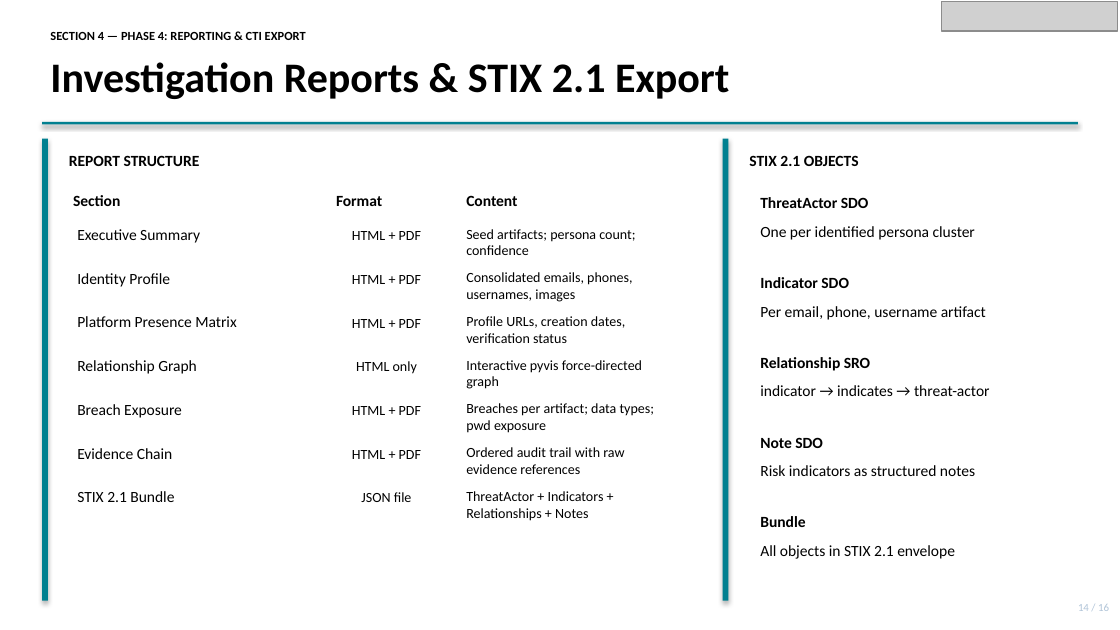
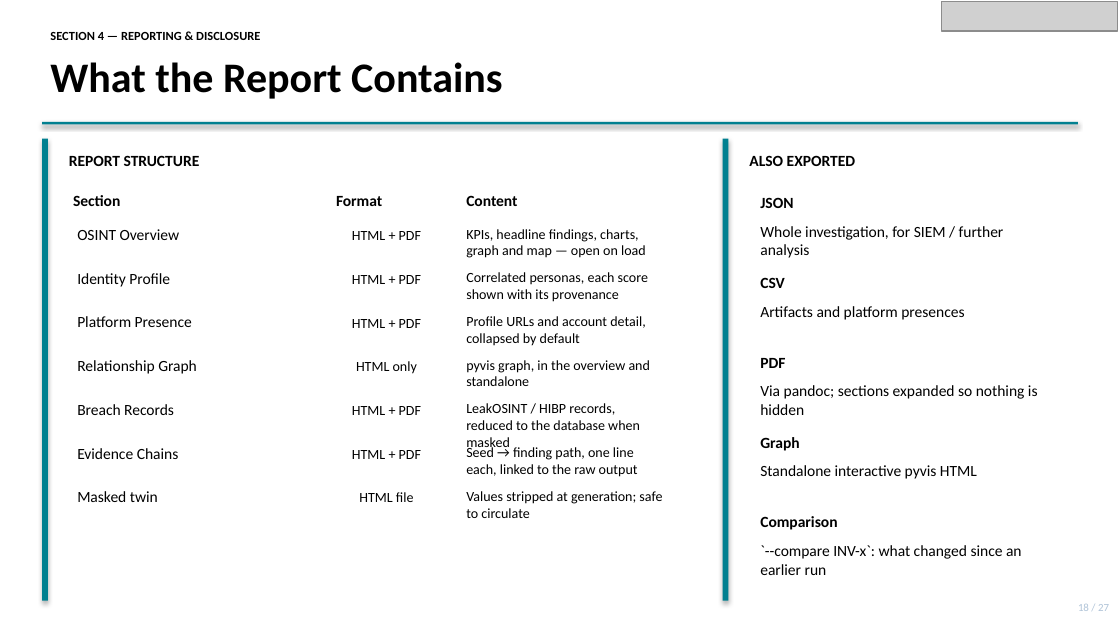
Before and after one commit to dhayarajas/gih, a slide deck: slide 18 of docs/Capstone.pptx. Drawn at 1120x630 pixels with LibreOffice and Linux fonts; fonts in the diff are those of the drawing; grey boxes stand for pictures. Boxes give left, top, right and bottom in pixels: in the first picture for what was removed or moved away, otherwise in the second. Text is boxed around its words. In the diff, an @@ line names an element or a change of style, - is before the commit and + after.

```diff
--- a/docs/Capstone.pptx
+++ b/docs/Capstone.pptx
@@ text at bbox=[50, 32, 260, 40]: text changed @@
-SECTION 4 — PHASE 4: REPORTING & CTI EXPORT
+SECTION 4 — REPORTING & DISCLOSURE
@@ text at bbox=[50, 62, 502, 99]: text changed @@
-Investigation Reports & STIX 2.1 Export
+What the Report Contains
@@ text at bbox=[749, 155, 855, 166]: text changed @@
-STIX 2.1 OBJECTS
+ALSO EXPORTED
@@ text at bbox=[760, 197, 793, 208]: text changed @@
-ThreatActor SDO
+JSON
@@ text at bbox=[77, 229, 180, 240]: text changed @@
-Executive Summary
+OSINT Overview
@@ text at bbox=[466, 229, 646, 258]: text changed @@
-Seed artifacts; persona count; confidence
+KPIs, headline findings, charts, graph and map — open on load
@@ text at bbox=[760, 226, 1004, 258]: text changed @@
-One per identified persona cluster
+Whole investigation, for SIEM / further analysis
@@ text at bbox=[466, 272, 648, 302]: text changed @@
-Consolidated emails, phones, usernames, images
+Correlated personas, each score shown with its provenance
@@ text at bbox=[760, 277, 785, 288]: text changed @@
-Indicator SDO
+CSV
@@ text at bbox=[77, 316, 192, 327]: text changed @@
-Platform Presence Matrix
+Platform Presence
@@ text at bbox=[466, 316, 645, 346]: text changed @@
-Profile URLs, creation dates, verification status
+Profile URLs and account detail, collapsed by default
@@ text at bbox=[760, 306, 964, 320]: text changed @@
-Per email, phone, username artifact
+Artifacts and platform presences
@@ text at bbox=[760, 358, 785, 368]: text changed @@
-Relationship SRO
+PDF
@@ text at bbox=[466, 360, 650, 386]: text changed @@
-Interactive pyvis force-directed graph
+pyvis graph, in the overview and standalone
@@ text at bbox=[760, 385, 1038, 415]: text changed @@
-indicator → indicates → threat-actor
+Via pandoc; sections expanded so nothing is hidden
@@ text at bbox=[77, 404, 174, 415]: text changed @@
-Breach Exposure
+Breach Records
@@ text at bbox=[466, 403, 640, 451]: text changed @@
-Breaches per artifact; data types; pwd exposure
+LeakOSINT / HIBP records, reduced to the database when masked
@@ text at bbox=[77, 448, 179, 459]: text changed @@
-Evidence Chain
+Evidence Chains
@@ text at bbox=[466, 445, 638, 477]: text changed @@
-Ordered audit trail with raw evidence references
+Seed → finding path, one line each, linked to the raw output
@@ text at bbox=[760, 437, 799, 451]: text changed @@
-Note SDO
+Graph
@@ text at bbox=[760, 465, 977, 479]: text changed @@
-Risk indicators as structured notes
+Standalone interactive pyvis HTML
@@ text at bbox=[77, 491, 158, 502]: text changed @@
-STIX 2.1 Bundle
+Masked twin
@@ text at bbox=[359, 492, 414, 502]: text changed @@
-JSON file
+HTML file
@@ text at bbox=[466, 491, 662, 518]: text changed @@
-ThreatActor + Indicators + Relationships + Notes
+Values stripped at generation; safe to circulate
@@ text at bbox=[760, 516, 837, 530]: text changed @@
-Bundle
+Comparison
@@ text at bbox=[760, 545, 1022, 575]: text changed @@
-All objects in STIX 2.1 envelope
+`--compare INV-x`: what changed since an earlier run
@@ text at bbox=[1078, 604, 1109, 611]: text changed @@
-14 / 16
+18 / 27
```
Also in this commit, not shown: 19 other slides changed, 7 slides added, 1 other file.
